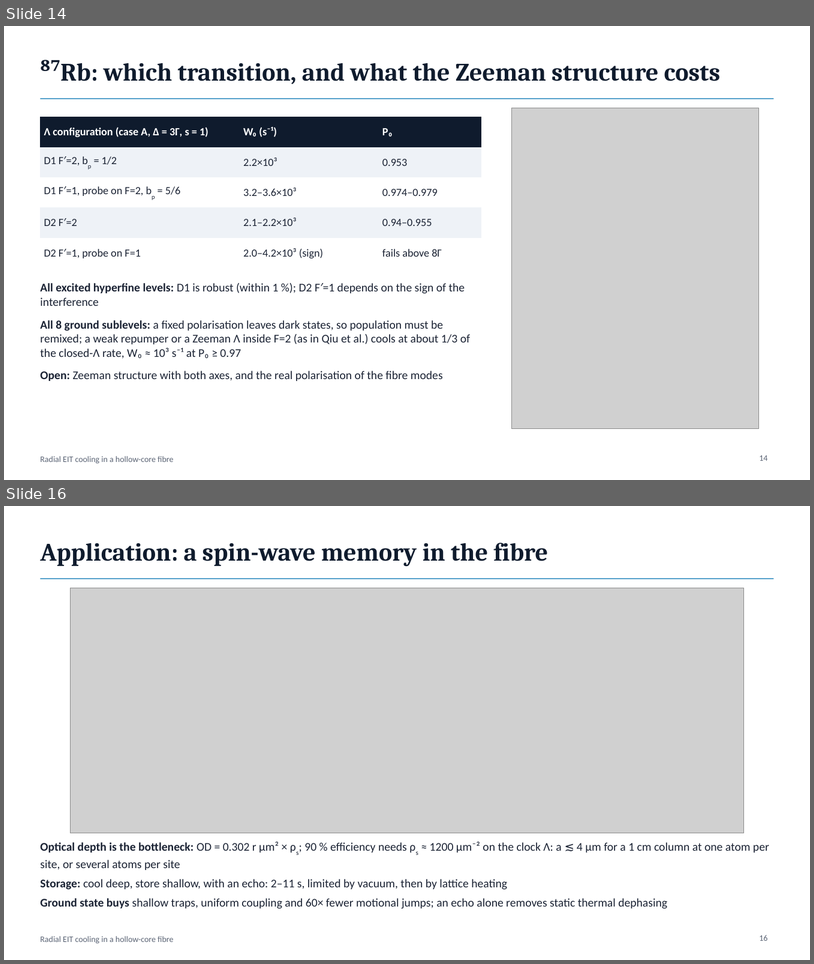
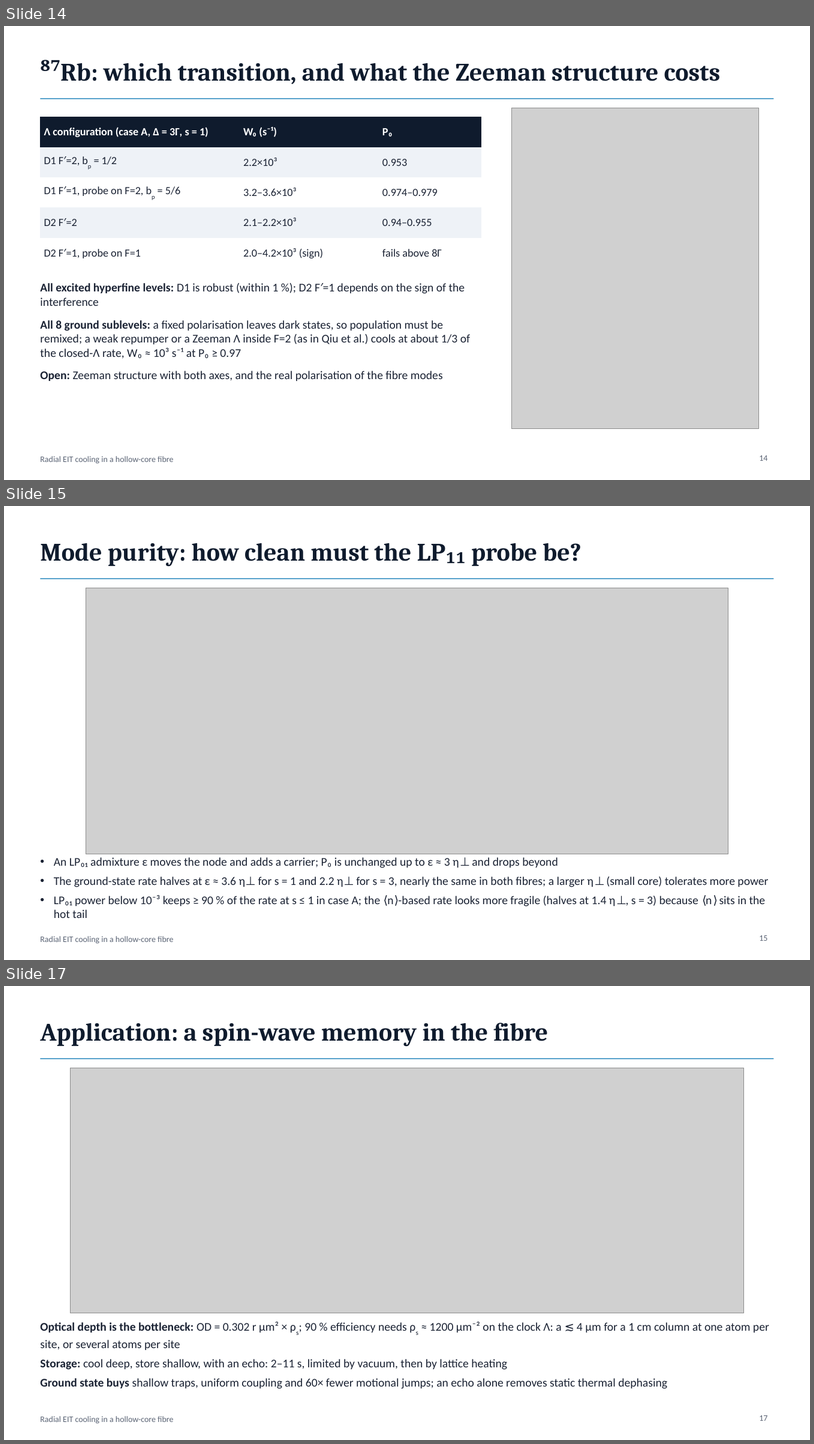
Before and after one commit to Leonardo-Razzai/hcf-eit-cooling, a slide deck: presentation/radial_eit_cooling_talk.pptx. Shown one above the other, each under a label of ours: slides 14 and 16 before the commit, slides 14, 15 and 17 after it; the slides between them are not shown. The pictures are 814x964 and 814x1444 pixels, drawn with LibreOffice and Linux fonts; fonts in the diff are those of the drawing; grey boxes stand for pictures. Boxes give left, top, right and bottom in pixels: in the first picture for what was removed or moved away, otherwise in the second. Text is boxed around its words. In the diff, an @@ line names an element or a change of style, - is before the commit and + after.

```diff
--- a/presentation/radial_eit_cooling_talk.pptx
+++ b/presentation/radial_eit_cooling_talk.pptx
@@ slide 15 added at box(4, 506, 810, 960), background #FFFFFF; not listed: 2 template elements that a slide beside it also shows @@
@@ title added at box(40, 543, 581, 567), 30 pt, text #0F1B2D, bold @@
+Mode purity: how clean must the LP₁₁ probe be?
@@ picture added at box(86, 588, 729, 854) @@
@@ text added at box(54, 857, 768, 918), 14 pt, text #1A2233 @@
+• An LP₀₁ admixture ε moves the node and adds a carrier; P₀ is unchanged up to ε ≈ 3 η⊥ and drops beyond
+• The ground-state rate halves at ε ≈ 3.6 η⊥ for s = 1 and 2.2 η⊥ for s = 3, nearly the same in both fibres; a larger η⊥ (small core) tolerates more power
+• LP₀₁ power below 10⁻³ keeps ≥ 90 % of the rate at s ≤ 1 in case A; the ⟨n⟩-based rate looks more fragile (halves at 1.4 η⊥, s = 3) because ⟨n⟩ sits in the hot tail
@@ page number added at box(759, 935, 768, 940), 10 pt, text #5B6475 @@
+15
@@ what was slide 16 is now slide 17 @@
@@ page number at box(759, 1415, 768, 1420): text changed @@
-16
+17
```
Also in this commit, not shown: 1 slide changed, 4 other files.
